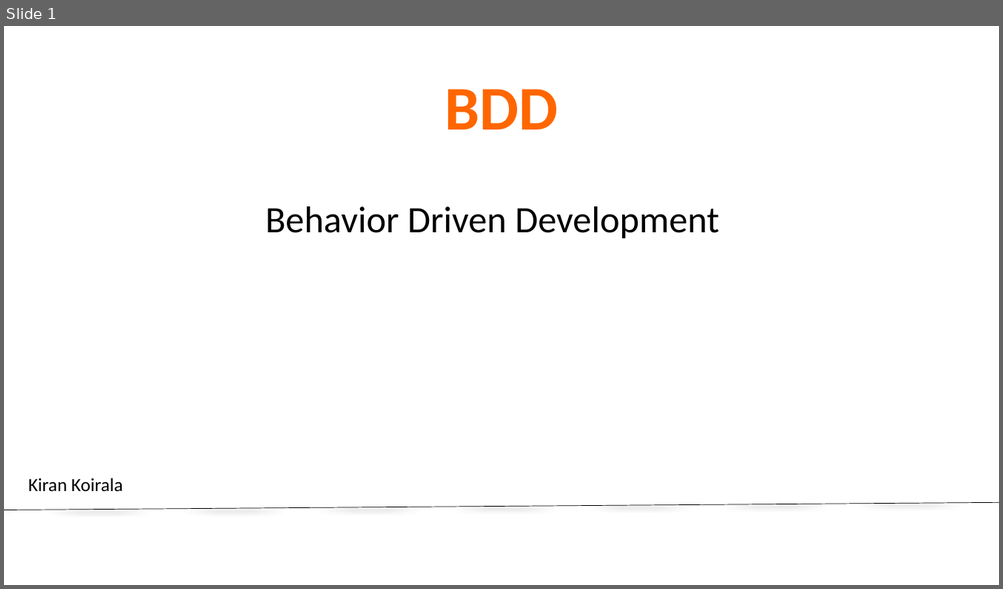
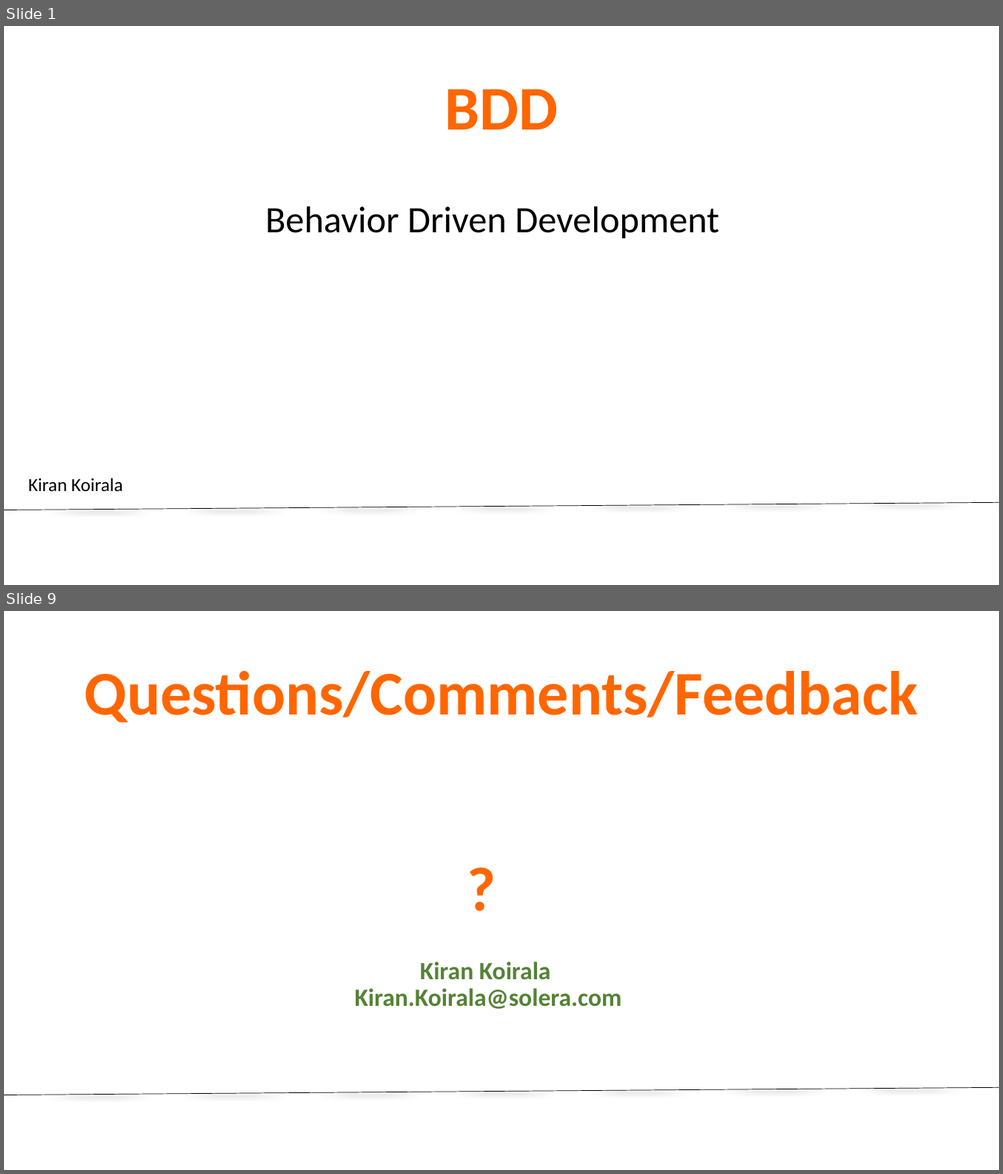
Before and after one commit to kirankoirala/bdd_in_a_nutshell, a slide deck: BDD.pptx. Shown one above the other, each under a label of ours: slide 1 before the commit, slides 1 and 9 after it; the slides between them are not shown. The pictures are 1003x589 and 1003x1174 pixels, drawn with LibreOffice and Linux fonts; fonts in the diff are those of the drawing; background and template pictures are left out. Boxes give left, top, right and bottom in pixels: in the first picture for what was removed or moved away, otherwise in the second. Text is boxed around its words. In the diff, an @@ line names an element or a change of style, - is before the commit and + after.

```diff
--- a/BDD.pptx
+++ b/BDD.pptx
@@ slide 9 added at box(4, 611, 999, 1170), background #FFFFFF; not listed: 1 template element that a slide beside it also shows @@
@@ title added at box(84, 671, 917, 723), 60 pt, text #FF6600, bold @@
+Questions/Comments/Feedback
@@ text added at box(60, 837, 917, 945), 60 pt, text #FF6600, bold @@
+?
@@ text added at box(355, 962, 622, 1009), 24 pt, text #548235, bold @@
+Kiran Koirala
+Kiran.Koirala@solera.com
```
Also in this commit, not shown: 7 slides changed, 2 other files.
